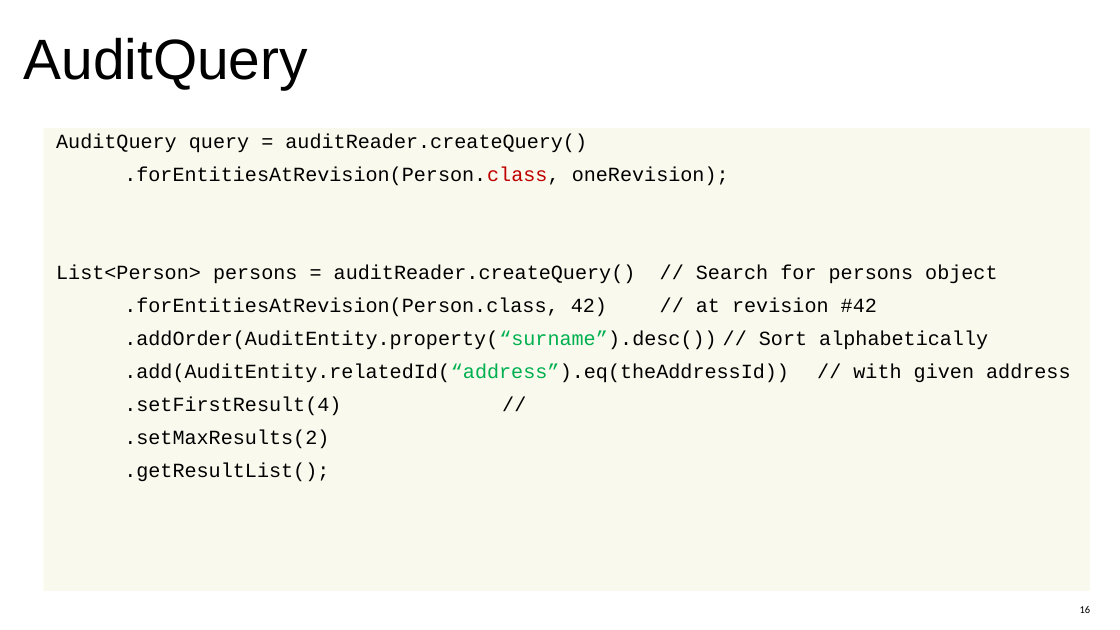
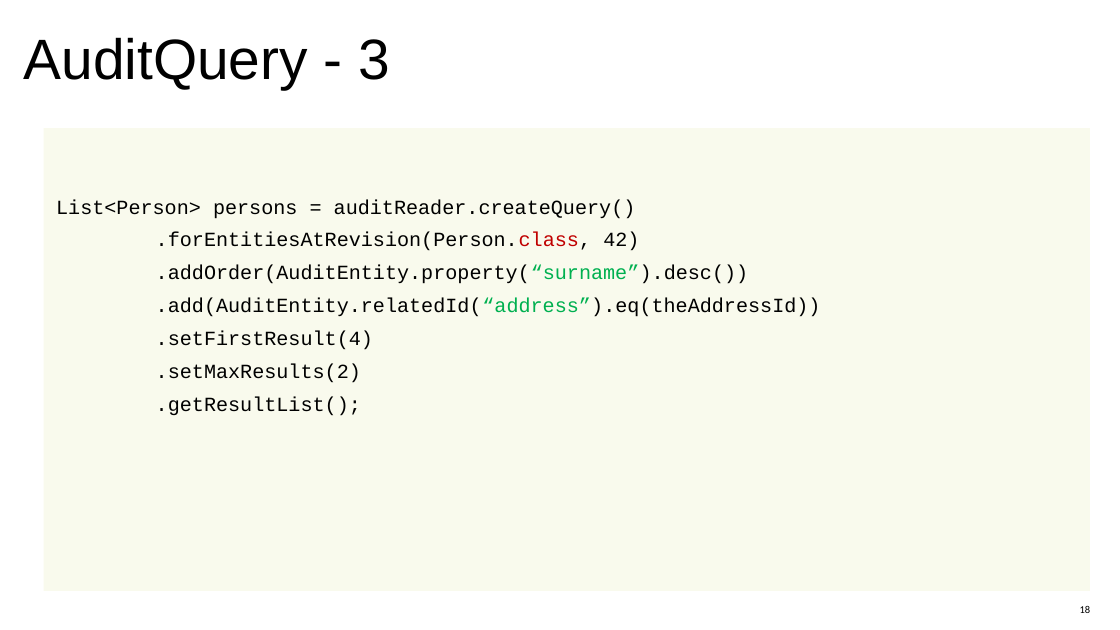
Before and after one commit to linsolas/devoxx-envers, a slide deck: slide 18 of Devoxx 2012 - Hibernate Envers.pptx (slide 16 before the commit). Drawn at 1120x630 pixels with LibreOffice and Linux fonts; fonts in the diff are those of the drawing; background and template pictures are left out. Boxes give left, top, right and bottom in pixels: in the first picture for what was removed or moved away, otherwise in the second. Text is boxed around its words. In the diff, an @@ line names an element or a change of style, - is before the commit and + after.

Commit message:
Update presentation

```diff
--- a/Devoxx 2012 - Hibernate Envers.pptx
+++ b/Devoxx 2012 - Hibernate Envers.pptx
@@ title at (24, 37, 390, 89): text changed @@
-AuditQuery
+AuditQuery - 3
@@ text at (56, 199, 821, 350): text changed @@
-AuditQuery query = auditReader.createQuery()
-.forEntitiesAtRevision(Person.class, oneRevision);
-List<Person> persons = auditReader.createQuery() // Search for persons object
-.forEntitiesAtRevision(Person.class, 42) // at revision #42
-.addOrder(AuditEntity.property(“surname”).desc()) // Sort alphabetically
-.add(AuditEntity.relatedId(“address”).eq(theAddressId)) // with given address
-.setFirstResult(4) //
+List<Person> persons = auditReader.createQuery()
+.forEntitiesAtRevision(Person.class, 42)
+.addOrder(AuditEntity.property(“surname”).desc())
+.add(AuditEntity.relatedId(“address”).eq(theAddressId))
+.setFirstResult(4)
```
Also in this commit, not shown: 9 other slides changed, 2 slides added.
